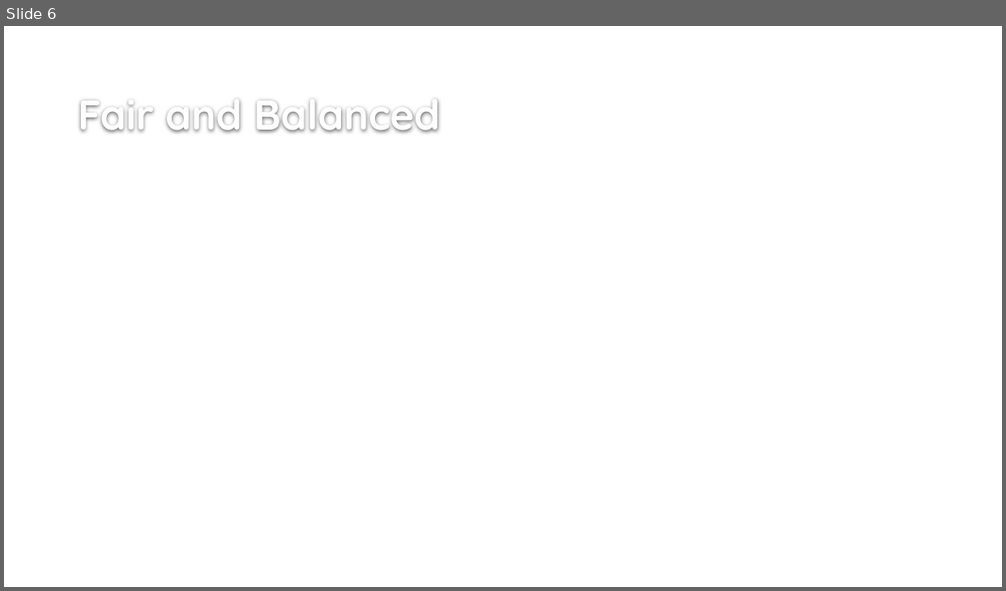
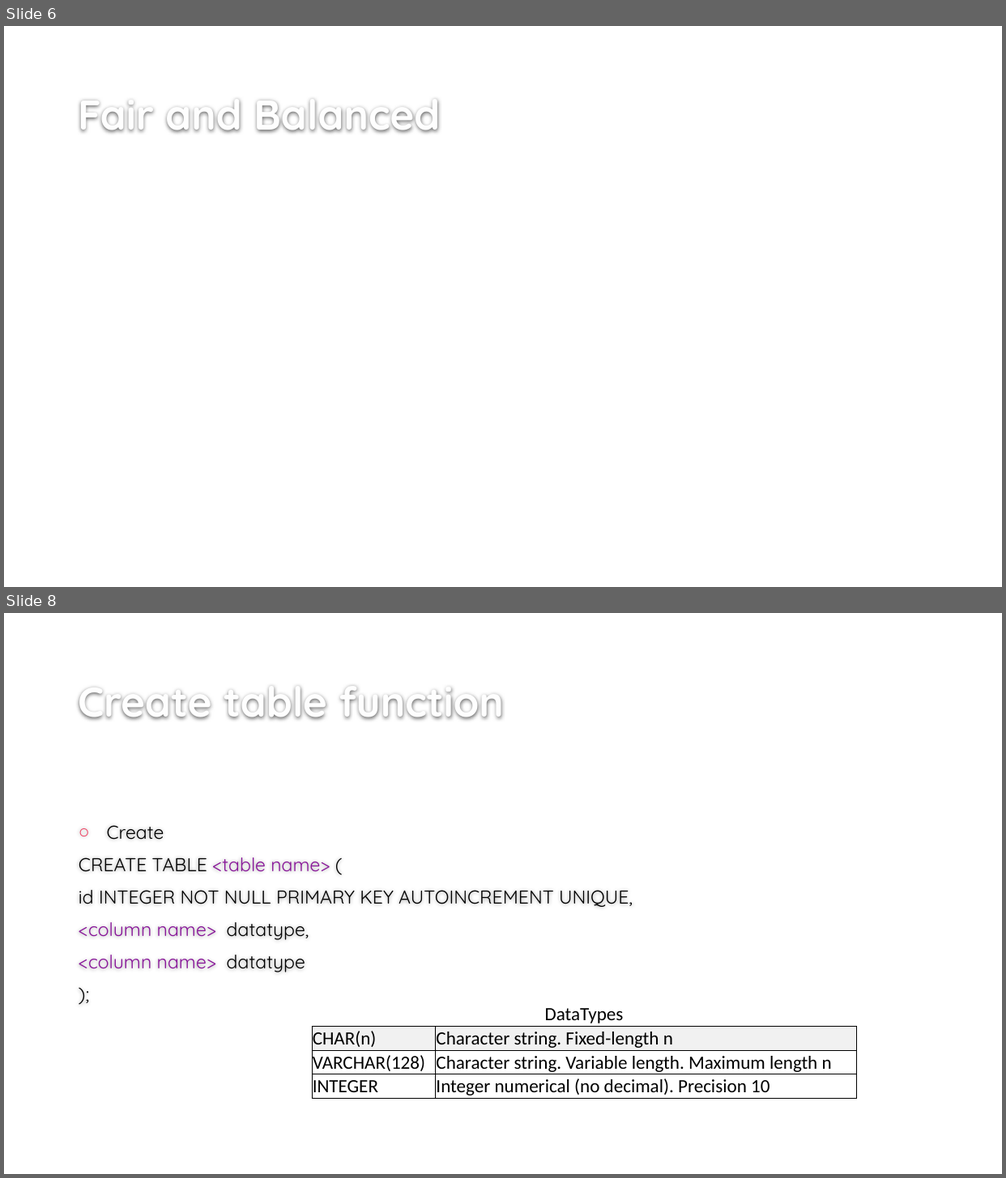
Before and after one commit to mtchem/GDI_Beginning_SQL, a slide deck: Beginning_SQL_pres.pptx. Shown one above the other, each under a label of ours: slide 6 before the commit, slides 6 and 8 after it; the slides between them are not shown. The pictures are 1006x591 and 1006x1178 pixels, drawn with LibreOffice and Linux fonts; fonts in the diff are those of the drawing; background and template pictures are left out. Boxes give left, top, right and bottom in pixels: in the first picture for what was removed or moved away, otherwise in the second. Text is boxed around its words. In the diff, an @@ line names an element or a change of style, - is before the commit and + after.

Commit message:
slide titles done

```diff
--- a/Beginning_SQL_pres.pptx
+++ b/Beginning_SQL_pres.pptx
@@ slide 8 added at [4,613,1002,1174], background #FFFFFF @@
@@ title added at [78,688,504,720], 40 pt, text #FEFEFE, bold @@
+Create table function
@@ text added at [79,825,633,973], 18 pt, text #000000 @@
+○ Create
+CREATE TABLE <table name> (
+id INTEGER NOT NULL PRIMARY KEY AUTOINCREMENT UNIQUE,
+<column name> datatype,
+<column name> datatype
+);
@@ table added at [312,1003,856,1099], 4 rows, 2 columns @@
+DataTypes | 
+CHAR(n) | Character string. Fixed-length n
+VARCHAR(128) | Character string. Variable length. Maximum length n
+INTEGER | Integer numerical (no decimal). Precision 10
```
Also in this commit, not shown: 1 slide changed, 13 other slides added.
